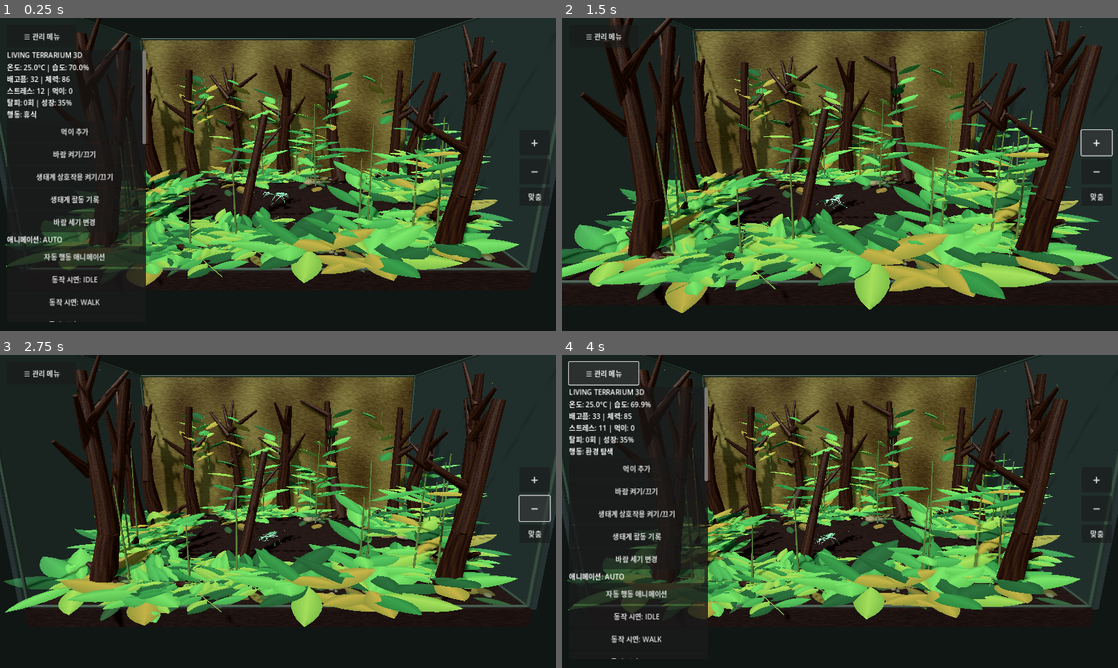
Above: before the commit, frames 1-4 (two rows, left to right).
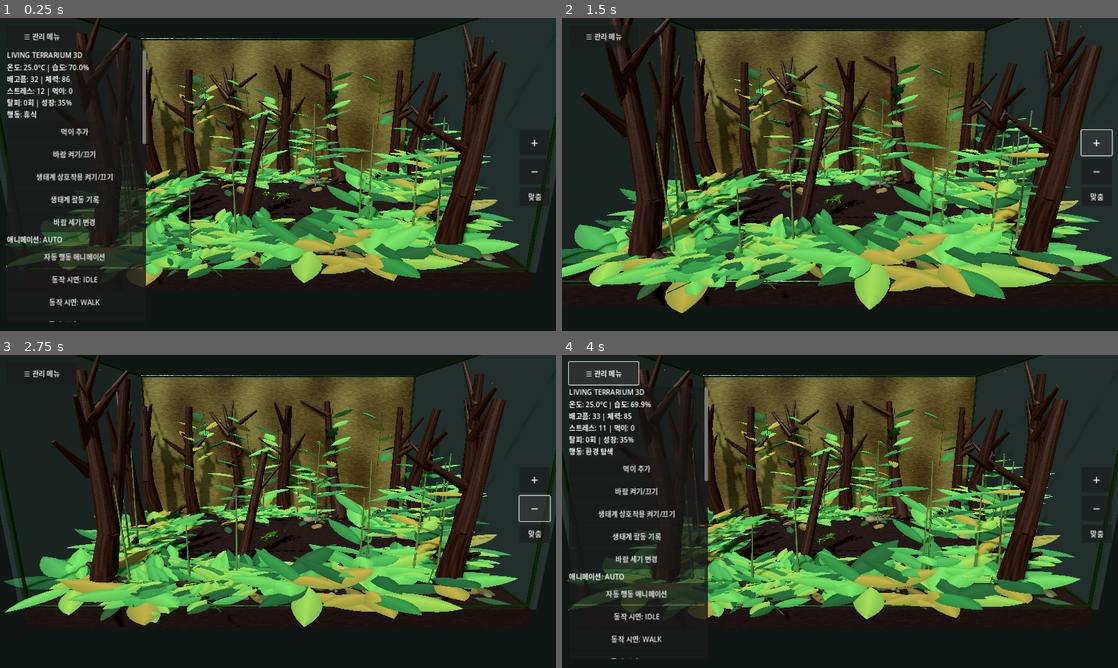
Above: after the commit, the same moments.

Repository: s5vrusg22-stack/LivingTerrarium
Game: Godot game, scene res://scenes/main.tscn
Two runs of this game, one before a commit and one after it. Both use one fixed random seed, a clock stepped at 60 frames per second and the inputs below.
Inputs:
- Up to frame 1 (0.25 s): no input
- Up to frame 2 (1.5 s): click "☰ 관리 메뉴" at 0.5 s; click "+" at 1.25 s
- Up to frame 3 (2.75 s): click "−" at 2 s
- Up to frame 4 (4 s): click "맞춤" at 2.75 s; click "☰ 관리 메뉴" at 3.5 s

The runs differ from the first frame. In frame 1, 1.5% of the frame differs, in the area x 0-100%, y 0-83%; in frame 2, 1.2%; in frame 3, 1.7%, in the area x 0-100%, y 0-84%; in frame 4, 1.5%.

Commit message:
Improve mantis anatomy and cuticle detail

Diff:
--- a/scripts/main.gd
+++ b/scripts/main.gd
@@ -571,27 +571,27 @@
     animal.position = Vector3(0, -0.38, 0)
     animal.scale = Vector3.ONE * (0.32 * (0.80 + growth * 0.30))
     add_child(animal)
-    var mint := Color(0.46, 0.74, 0.61)
-    var mint_light := Color(0.61, 0.84, 0.70)
-    var mint_shadow := Color(0.24, 0.45, 0.36)
-    var eye_color := Color(0.035, 0.12, 0.095)
+    var mint := Color(0.42, 0.60, 0.24)
+    var mint_light := Color(0.63, 0.73, 0.38)
+    var mint_shadow := Color(0.24, 0.34, 0.15)
+    var eye_color := Color(0.025, 0.045, 0.025)
 
     abdomen = Node3D.new()
     abdomen.name = "AbdomenPivot"
     animal.add_child(abdomen)
-    # A slim, elongated abdomen sits under the leaf-shaped forewings. The
-    # overlapping plates stay visible along its underside and narrow at both ends.
-    _part(abdomen, Vector3(0, 0.18, 0.14), Vector3(0.092, 0.061, 0.35), mint)
+    # A broad, tapered abdomen stays largely covered by paired leaf-shaped wings.
+    # Fine ventral plates and side spiracles define its insect segmentation.
+    _part(abdomen, Vector3(0, 0.18, 0.14), Vector3(0.110, 0.073, 0.32), mint)
     for band in range(8):
         var t: float = float(band) / 7.0
         var z: float = -0.12 + t * 0.56
         var taper: float = 0.66 + 0.34 * sin((t * 0.90 + 0.05) * PI)
         var segment_color: Color = mint_light if band % 2 == 0 else mint
-        _part(abdomen, Vector3(0, 0.185, z), Vector3(0.091 * taper, 0.057 * taper, 0.047), segment_color)
-        _segment(abdomen, Vector3(-0.078 * taper, 0.18, z + 0.029), Vector3(0.078 * taper, 0.18, z + 0.029), 0.0025, mint_shadow)
+        _part(abdomen, Vector3(0, 0.185, z), Vector3(0.105 * taper, 0.067 * taper, 0.046), segment_color)
+        _segment(abdomen, Vector3(-0.096 * taper, 0.18, z + 0.029), Vector3(0.096 * taper, 0.18, z + 0.029), 0.0025, mint_shadow)
         for side_index in range(2):
             var side: float = -1.0 if side_index == 0 else 1.0
-            _part(abdomen, Vector3(side * 0.092 * taper, 0.175, z), Vector3(0.006, 0.006, 0.010), mint_shadow)
+            _part(abdomen, Vector3(side * 0.105 * taper, 0.175, z), Vector3(0.005, 0.005, 0.008), mint_shadow)
     _part(abdomen, Vector3(0, 0.16, 0.48), Vector3(0.052, 0.038, 0.066), mint_shadow)
     for side_index in range(2):
         var side: float = -1.0 if side_index == 0 else 1.0
@@ -604,7 +604,7 @@
     thorax_pivot.position = Vector3(0, 0.24, -0.34)
     animal.add_child(thorax_pivot)
     # Long, narrow pronotum with a slightly widened rear shield.
-    _part(thorax_pivot, Vector3(0, 0.012, 0.015), Vector3(0.052, 0.045, 0.33), mint)
+    _part(thorax_pivot, Vector3(0, 0.012, 0.015), Vector3(0.049, 0.042, 0.36), mint)
     _part(thorax_pivot, Vector3(0, -0.003, 0.12), Vector3(0.067, 0.047, 0.11), mint_light)
     _part(thorax_pivot, Vector3(0, 0.031, -0.105), Vector3(0.047, 0.018, 0.075), mint_light)
     for thorax_rib in range(4):
@@ -616,7 +616,7 @@
     head_pivot.name = "HeadPivot"
     head_pivot.position = Vector3(0, 0.29, -0.64)
     animal.add_child(head_pivot)
-    _part(head_pivot, Vector3(0, 0.012, -0.012), Vector3(0.15, 0.11, 0.12), mint_light)
+    _part(head_pivot, Vector3(0, 0.012, -0.012), Vector3(0.128, 0.095, 0.108), mint_light)
     _part(head_pivot, Vector3(0, -0.045, -0.087), Vector3(0.084, 0.054, 0.036), mint)
     _part(head_pivot, Vector3(0, -0.078, -0.097), Vector3(0.036, 0.019, 0.025), mint_shadow)
     for mandible_side in [-1.0, 1.0]:
@@ -638,17 +638,17 @@
     # Prominent lateral compound eyes, small visible facets, and fine antennae.
     for side_index in range(2):
         var side: float = -1.0 if side_index == 0 else 1.0
-        _part(head_pivot, Vector3(side * 0.118, 0.02, -0.024), Vector3(0.072, 0.078, 0.072), eye_color)
+        _part(head_pivot, Vector3(side * 0.102, 0.02, -0.024), Vector3(0.059, 0.066, 0.061), eye_color)
         for facet in range(14):
             var row: int = int(facet / 4)
             var column: int = facet % 4
             var facet_y: float = -0.027 + float(row) * 0.018
             var facet_z: float = -0.039 + float(column) * 0.026
-            var surface_factor: float = sqrt(maxf(0.05, 1.0 - pow(facet_y / 0.078, 2.0) - pow(facet_z / 0.072, 2.0)))
-            var facet_x: float = 0.118 + 0.072 * surface_factor + 0.003
-            _part(head_pivot, Vector3(side * facet_x, 0.02 + facet_y, -0.024 + facet_z), Vector3(0.0065, 0.007, 0.007), Color(0.18, 0.40, 0.31))
+            var surface_factor: float = sqrt(maxf(0.05, 1.0 - pow(facet_y / 0.066, 2.0) - pow(facet_z / 0.061, 2.0)))
+            var facet_x: float = 0.102 + 0.059 * surface_factor + 0.003
+            _part(head_pivot, Vector3(side * facet_x, 0.02 + facet_y, -0.024 + facet_z), Vector3(0.0065, 0.007, 0.007), Color(0.16, 0.28, 0.12))
         # A small catchlight defines the rounded compound-eye surface at phone scale.
-        _part(head_pivot, Vector3(side * 0.151, 0.049, -0.075), Vector3(0.009, 0.012, 0.006), Color(0.47, 0.76, 0.62))
+        _part(head_pivot, Vector3(side * 0.151, 0.049, -0.075), Vector3(0.009, 0.012, 0.006), Color(0.71, 0.82, 0.44))
         var feeler := Node3D.new()
         feeler.name = "Antenna_%d" % int(side)
         feeler.position = Vector3(side * 0.045, 0.075, -0.085)
@@ -669,8 +669,8 @@
             joint.position = Vector3(side * 0.052, 0.19, leg_z)
             animal.add_child(joint)
             _segment(joint, Vector3.ZERO, Vector3(side * 0.075, -0.005, 0.025), 0.014, mint_shadow)
-            var upper := _make_gait_bone(joint, 0.018, mint_light)
-            var lower := _make_gait_bone(joint, 0.010, mint_shadow)
+            var upper := _make_gait_bone(joint, 0.011, mint_light)
+            var lower := _make_gait_bone(joint, 0.008, mint_shadow)
             leg_pivots.append(joint)
             gait_segments.append([upper, lower])
             var leg_foot := Vector3(side * 0.32, -0.47, leg_z + (0.19 if i == 0 else 0.22))
@@ -678,7 +678,7 @@
             step_targets.append(leg_foot)
             var tarsomeres: Array[MeshInstance3D] = []
             for tarsomere_index in range(5):
-                var tarsomere := _make_gait_bone(joint, 0.0052 - float(tarsomere_index) * 0.00045, mint_shadow)
+                var tarsomere := _make_gait_bone(joint, 0.0045 - float(tarsomere_index) * 0.00038, mint_shadow)
                 tarsomere.name = "Tarsomere_%d_%d_%d" % [int(side), i, tarsomere_index]
                 tarsomeres.append(tarsomere)
             foot_tarsi.append(tarsomeres)
@@ -742,7 +742,7 @@
         foreleg_claws.append(claw)
 
 func _create_mantis_wing(parent: Node3D, side: float, hindwing: bool) -> void:
-    var segments := 24
+    var segments := 32
     var start_z: float = -0.015 if hindwing else -0.13
     var end_z: float = 0.57 if hindwing else 0.64
     var y: float = 0.245 if hindwing else 0.272
@@ -751,6 +751,7 @@
     var vertices := PackedVector3Array()
     var normals := PackedVector3Array()
     var uvs := PackedVector2Array()
+    var colors := PackedColorArray()
     for i in range(segments):
         var t0: float = float(i) / float(segments)
         var t1: float = float(i + 1) / float(segments)
@@ -774,6 +775,9 @@
             for vertex in [a, b, c, a, c, d]:
                 vertices.append(vertex)
                 normals.append(Vector3.UP)
+                var lateral: float = clampf(absf(vertex.x) / maxf(maxf(w0, w1), 0.001), 0.0, 1.0)
+                var vein_shade: float = 0.96 + 0.025 * (1.0 - lateral)
+                colors.append(Color(vein_shade * 1.02, vein_shade, vein_shade * 0.94, 1.0))
             uvs.append(Vector2(float(lane) * 0.5, t0))
             uvs.append(Vector2(float(lane + 1) * 0.5, t0))
             uvs.append(Vector2(float(lane + 1) * 0.5, t1))
@@ -785,6 +789,7 @@
     arrays[Mesh.ARRAY_VERTEX] = vertices
     arrays[Mesh.ARRAY_NORMAL] = normals
     arrays[Mesh.ARRAY_TEX_UV] = uvs
+    arrays[Mesh.ARRAY_COLOR] = colors
     var wing_mesh := ArrayMesh.new()
     wing_mesh.add_surface_from_arrays(Mesh.PRIMITIVE_TRIANGLES, arrays)
     var wing_pivot := Node3D.new()
@@ -799,8 +804,15 @@
     var wing_instance := MeshInstance3D.new()
     wing_instance.name = "WingMembrane"
     wing_instance.mesh = wing_mesh
-    var wing_color: Color = Color(0.80, 0.96, 0.86, 0.62) if hindwing else Color(0.58, 0.84, 0.68)
+    var wing_color: Color = Color(0.83, 0.91, 0.68, 0.64) if hindwing else Color(0.62, 0.74, 0.37)
     var wing_material := _material(wing_color)
+    if body_texture != null:
+        wing_material.albedo_texture = body_texture
+        wing_material.vertex_color_use_as_albedo = true
+        if pbr_normal.has("mantis_cuticle"):
+            wing_material.normal_enabled = true
+            wing_material.normal_texture = pbr_normal["mantis_cuticle"]
+            wing_material.normal_scale = 0.24
     wing_material.cull_mode = BaseMaterial3D.CULL_DISABLED
     if hindwing:
         wing_material.transparency = BaseMaterial3D.TRANSPARENCY_ALPHA
@@ -809,10 +821,10 @@
         wing_material.roughness = 0.56
     wing_instance.material_override = wing_material
     wing_pivot.add_child(wing_instance)
-    var vein_color: Color = Color(0.35, 0.62, 0.48) if hindwing else Color(0.31, 0.59, 0.43)
+    var vein_color: Color = Color(0.43, 0.57, 0.29) if hindwing else Color(0.39, 0.54, 0.25)
     _segment(wing_pivot, Vector3(0, 0.020, 0.018), Vector3(side * 0.018, 0.021, end_z - start_z - 0.012), 0.0028, vein_color)
-    for vein_index in range(13):
-        var t: float = 0.08 + float(vein_index) * 0.069
+    for vein_index in range(17):
+        var t: float = 0.08 + float(vein_index) * 0.052
         var z: float = (end_z - start_z) * t
         var width: float = _mantis_wing_profile(t, hindwing) * max_width
         var origin := Vector3(side * width * 0.035, 0.018 + 0.016 * sin(PI * t), z * 0.18)
@@ -820,7 +832,7 @@
         _segment(wing_pivot, origin, tip, 0.00145 if hindwing else 0.0019, vein_color)
     # Repeated cross-veins and a fine perimeter give the flight membrane a
     # fan of cells while the forewing keeps its long, leathery leaf outline.
-    for cross_index in range(9 if hindwing else 7):
+    for cross_index in range(11 if hindwing else 9):
         var t: float = 0.12 + float(cross_index) * (0.092 if hindwing else 0.105)
         var z: float = (end_z - start_z) * t
         var width: float = _mantis_wing_profile(t, hindwing) * max_width
@@ -830,7 +842,7 @@
         _segment(wing_pivot, Vector3(side * width, 0.012, z), Vector3(side * next_width, 0.012, minf(end_z - start_z, z + (end_z - start_z) * 0.04)), 0.0015, vein_color)
     if not hindwing:
         # A subtle, elongated stigma sits on each leathery mint forewing.
-        _part(wing_pivot, Vector3(side * 0.102, 0.021, 0.12), Vector3(0.010, 0.003, 0.032), Color(0.74, 0.88, 0.61))
+        _part(wing_pivot, Vector3(side * 0.102, 0.021, 0.12), Vector3(0.010, 0.003, 0.032), Color(0.78, 0.84, 0.48))
     wing_pivots.append(wing_pivot)
 
 func _mantis_wing_profile(t: float, hindwing: bool) -> float:
@@ -849,22 +861,23 @@
         return
     var item := MeshInstance3D.new()
     var mesh := SphereMesh.new()
-    mesh.radial_segments = 20
-    mesh.rings = 10
+    mesh.radial_segments = 28
+    mesh.rings = 16
     item.mesh = mesh
     item.position = (a + b) * 0.5
     item.quaternion = Quaternion(Vector3.BACK, delta.normalized())
     item.scale = Vector3(radius, radius, length * 0.64)
-    item.material_override = _material(tint)
+    item.material_override = _cuticle_material(tint)
     parent.add_child(item)
 
-# Surface maps add cuticle detail without overriding the selected mint color.
+# The cuticle albedo is a neutral, tileable microtexture; tinting keeps the
+# individual pale-green body plates and warm joints visible.
 
 func _apply_pbr(mat: StandardMaterial3D, kind: String) -> void:
     if pbr_normal.has(kind):
         mat.normal_enabled = true
         mat.normal_texture = pbr_normal[kind]
-        mat.normal_scale = 0.55 if kind == "mantis_eye" else 0.9
+        mat.normal_scale = 0.55 if kind == "mantis_eye" else 0.65
     if pbr_roughness.has(kind):
         mat.roughness_texture = pbr_roughness[kind]
         mat.roughness_texture_channel = BaseMaterial3D.TEXTURE_CHANNEL_RED
@@ -873,12 +886,20 @@
         mat.roughness = 0.25
     elif kind == "mantis_cuticle":
         mat.metallic = 0.04
-        mat.roughness = 0.47
+        mat.roughness = 0.54
+
+func _cuticle_material(color: Color) -> StandardMaterial3D:
+    var mat := _material(color)
+    if body_texture != null and color.g > color.r * 1.15:
+        mat.albedo_texture = body_texture
+        mat.albedo_color = color
+        _apply_pbr(mat, "mantis_cuticle")
+    return mat
 
 func _part(parent: Node3D, pos: Vector3, size: Vector3, color: Color) -> void:
     var mesh := SphereMesh.new()
-    mesh.radial_segments = 20
-    mesh.rings = 12
+    mesh.radial_segments = 32
+    mesh.rings = 20
     var item := MeshInstance3D.new()
     item.mesh = mesh
     item.position = pos
@@ -889,8 +910,9 @@
         mat.albedo_color = Color.WHITE
         _apply_pbr(mat, "mantis_eye")
     elif body_texture != null and color.g > color.r * 1.15:
-        # Keep the requested mint pigment; use the existing maps only for
-        # surface response so the old olive albedo cannot recolor the model.
+        # The near-neutral texture adds fine cuticle grain while this tint preserves
+        # the natural light-green, olive, and shadow colors selected per body part.
+        mat.albedo_texture = body_texture
         mat.albedo_color = color
         _apply_pbr(mat, "mantis_cuticle")
     item.material_override = mat
@@ -928,6 +950,8 @@
     if bark_texture != null and color.r > color.g and color.g > color.b:
         mat.albedo_texture = bark_texture
         _apply_pbr(mat, "bark")
+    elif body_texture != null and color.g > color.r * 1.15:
+        mat = _cuticle_material(color)
     item.material_override = mat
     parent.add_child(item)
 
@@ -1867,7 +1891,7 @@
     mesh.bottom_radius = radius * 0.85
     mesh.height = 1.0
     bone.mesh = mesh
-    bone.material_override = _material(tint)
+    bone.material_override = _cuticle_material(tint)
     parent.add_child(bone)
     return bone
 
